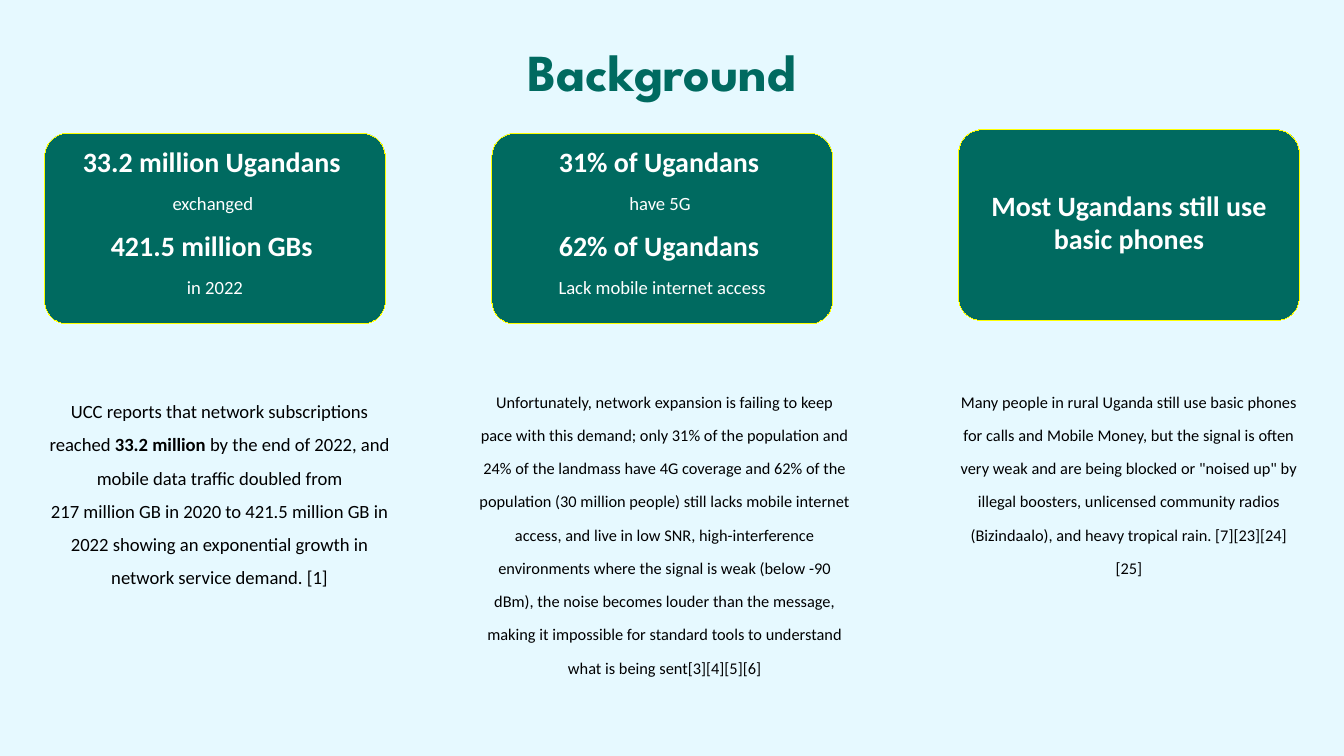
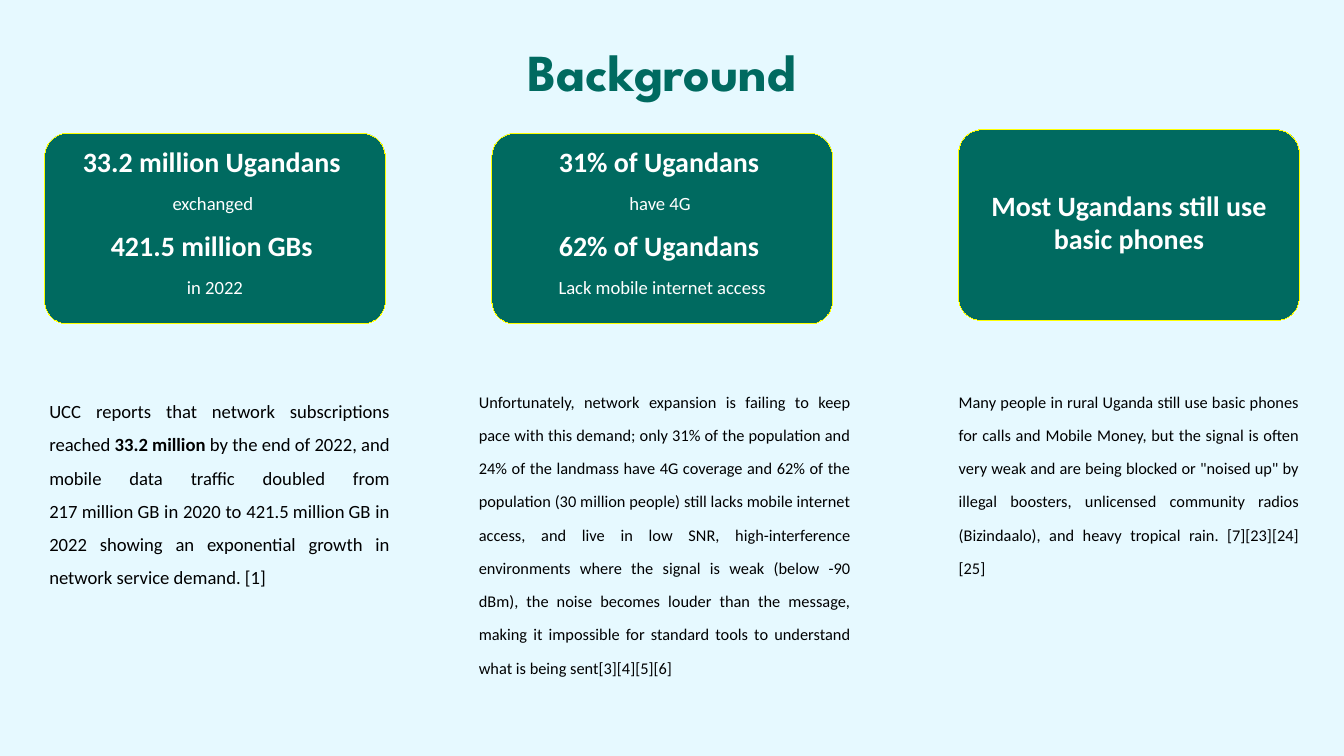
Before and after one commit to sharif-smj/Telecom-engineering-final-year-project, a slide deck: slide 3 of GSM Signal Denoising and Modulation Classification for Rural Uganda.pptx. Drawn at 1344x756 pixels with LibreOffice and Linux fonts; fonts in the diff are those of the drawing. Boxes give left, top, right and bottom in pixels: in the first picture for what was removed or moved away, otherwise in the second. Text is boxed around its words. In the diff, an @@ line names an element or a change of style, - is before the commit and + after.

```diff
--- a/GSM Signal Denoising and Modulation Classification for Rural Uganda.pptx
+++ b/GSM Signal Denoising and Modulation Classification for Rural Uganda.pptx
@@ text in rounded rectangle at <box>629,197,690,210</box>: text changed @@
-have 5G
+have 4G
@@ alignment centre to justified in 3 elements at <box>49,405,390,587</box>, <box>959,396,1299,577</box>, <box>479,396,851,677</box> @@
```
Also in this commit, not shown: 14 other slides changed, 1 slide added, 2 other files.
